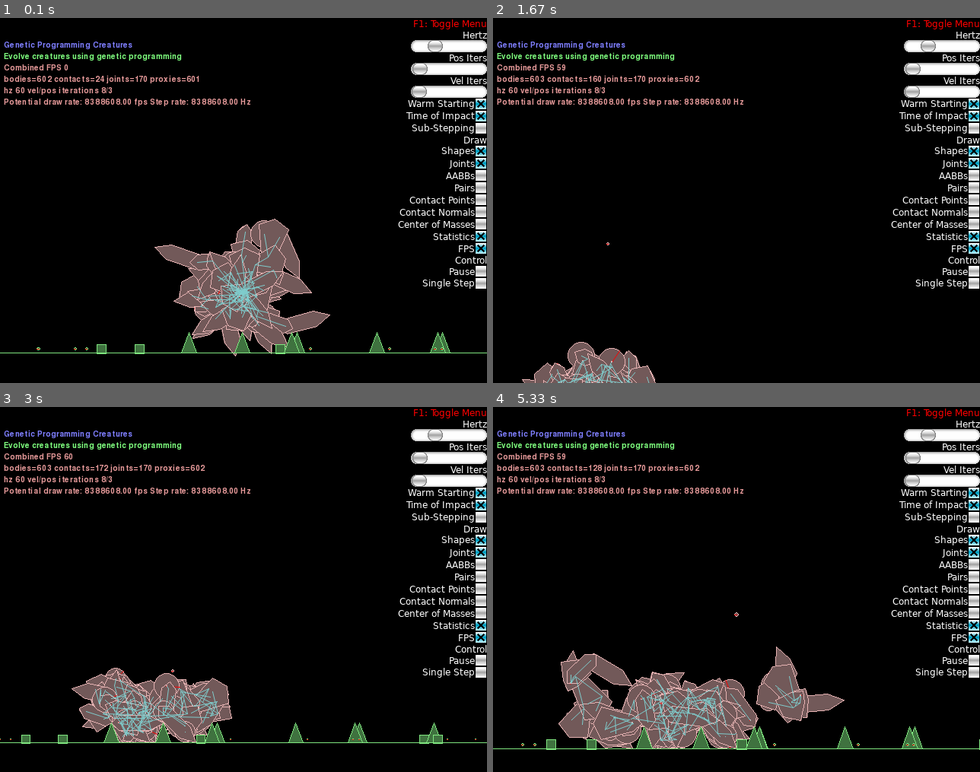
Above: before the commit, frames 1-4 (two rows, left to right).
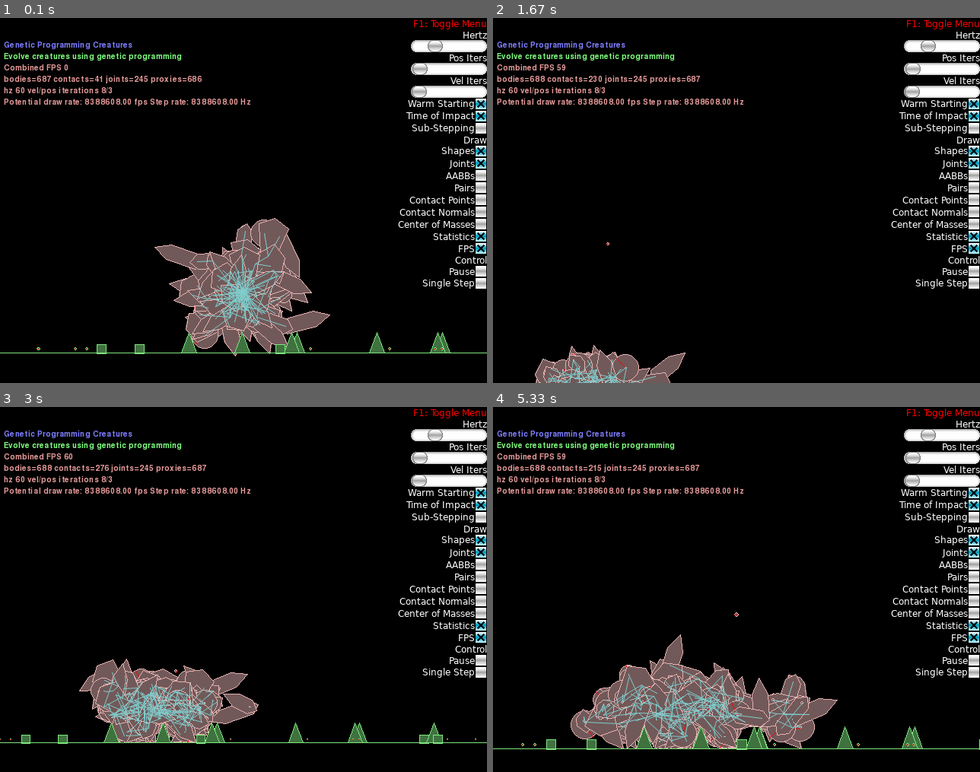
Above: after the commit, the same moments.

Repository: deniseklep/NC_creatures
Game: pygame game, started from main.py
The game is run twice, just before and just after one commit, with the same random seed, the same clock (stepped at 60 frames per second) and the same inputs.
Inputs (mouse positions are in pixels of both pictures, inside the frame that each line leads up to):
- Up to frame 1 (0.1 s): no input
- Up to frame 2 (1.67 s): click (736, 200) at 0.38 s; hold Right 0.67-1.13 s; tap Space at 0.73, 1.03, 1.28, 1.62 s; tap Z at 0.82 s; hold Up 1.22-1.52 s; tap X at 1.37 s; hold Right from 1.55 s (still down)
- Up to frame 3 (3 s): tap Space at 1.92, 2.12, 2.42, 2.68 s; release Right at 2.02 s; hold Left 2.05-2.58 s; tap Z at 2.2 s; hold Down 2.62-2.92 s; tap X at 2.77 s; hold Left from 2.95 s (still down)
- Up to frame 4 (5.33 s): tap Space at 3.02, 3.32, 3.45, 3.85, 4.15, 4.52, 4.92, 5.22 s; release Left at 3.35 s; hold Up 3.38-3.75 s; tap Z at 3.53, 5 s; hold Right 3.78-4.42 s; tap X at 3.93 s; hold Down 4.45-4.82 s; hold Left 4.85-5.32 s

The runs differ from the first frame. In frame 1, 2.3% of the frame differs, in the area x 8-64%, y 15-93%; in frame 2, 1.6%; in frame 3, 4.0%; in frame 4, 7.2%, in the area x 8-73%, y 15-94%.

Commit message:
better root?

Diff:
--- a/main.py
+++ b/main.py
@@ -13,7 +13,7 @@
 
     # Evolution parameters:
     max_simulation_time = 30.
-    population_size = 30
+    population_size = 40
     max_depth = 4
     terminal_set = ['E', 'W']
     function_set = ['L', 'S']
@@ -274,7 +274,7 @@
     def create_random_subgraph(self, root, parent, graph):
         # Continue mutated graph from the parent of the deleted node downward
 
-        anchor_set = {'L': 1, 'E': 0, 'S': 2, 'R': 1, 'W': 0}
+        anchor_set = {'L': 1, 'E': 0, 'S': 2, 'R': 2, 'W': 0}
 
         prefix = root[0]
         angle = np.random.randint(0, 360)
@@ -349,11 +349,11 @@
         return self.primitive_set[split[0]], int(split[1]), int(split[2]), int(split[3]), split[4]
 
 
-    def create_root(self, not_create=False):
+    def create_root(self):
         body = self.world.CreateDynamicBody(
             position=self.offset,
             fixtures=b2FixtureDef(
-                shape=b2CircleShape(radius=0.1),
+                shape=b2CircleShape(radius=0.2),
                 groupIndex=-1,
                 density=1),
         )
@@ -361,15 +361,12 @@
         # define joints
         anchors = []
         anchors.append(self.offset)
-        anchors.append(self.offset)
-
-        if not_create:
-            self.world.DestroyBody(body)
+        anchors.append(b2Vec2(self.offset.x, self.offset.y + 0.1))
 
         return body, anchors, 'R_0'
 
 
-    def create_arm(self, anchor, connected, graph_code, angle=45, speed=5, length=4, not_create=False):
+    def create_arm(self, anchor, connected, graph_code, angle=45, speed=5, length=4):
 
         #define body
         p1 = b2Vec2(0, -1)
@@ -405,13 +402,10 @@
             maxMotorTorque=1000,
             enableMotor=self.motorOn)
 
-        if not_create:
-            self.world.DestroyBody(body)
-
         return body, anchors, self.encode_part('L', angle, speed, length, graph_code)
 
 
-    def create_split(self, anchor, connected, graph_code, angle=45, speed=5, length=4, not_create=False):
+    def create_split(self, anchor, connected, graph_code, angle=45, speed=5, length=4):
 
         #define body
         p1 = b2Vec2(0, -1)
@@ -449,13 +443,10 @@
             maxMotorTorque=1000,
             enableMotor=self.motorOn)
 
-        if not_create:
-            self.world.DestroyBody(body)
-
         return body, anchors, self.encode_part('S', angle, speed, length, graph_code)
 
 
-    def create_endpoint(self, anchor, connected, graph_code, angle=0, speed=5, length=2, not_create=False):
+    def create_endpoint(self, anchor, connected, graph_code, angle=0, speed=5, length=2):
         # define body
         p1 = b2Vec2(0, -1)
         p2 = b2Vec2(-1, 0)
@@ -487,9 +478,6 @@
             motorSpeed=speed,
             maxMotorTorque=1000,
             enableMotor=self.motorOn)
-
-        if not_create:
-            self.world.DestroyBody(body)
 
         return body, anchors, self.encode_part('E', angle, speed, length, graph_code)
 
